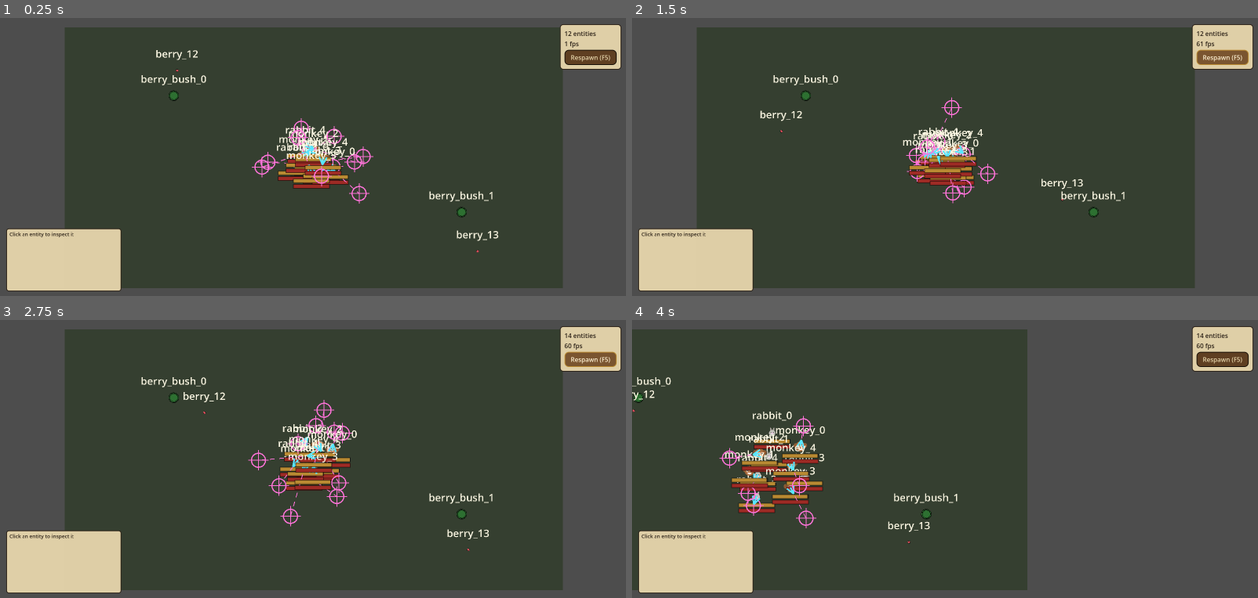
Above: before the commit, frames 1-4 (two rows, left to right).
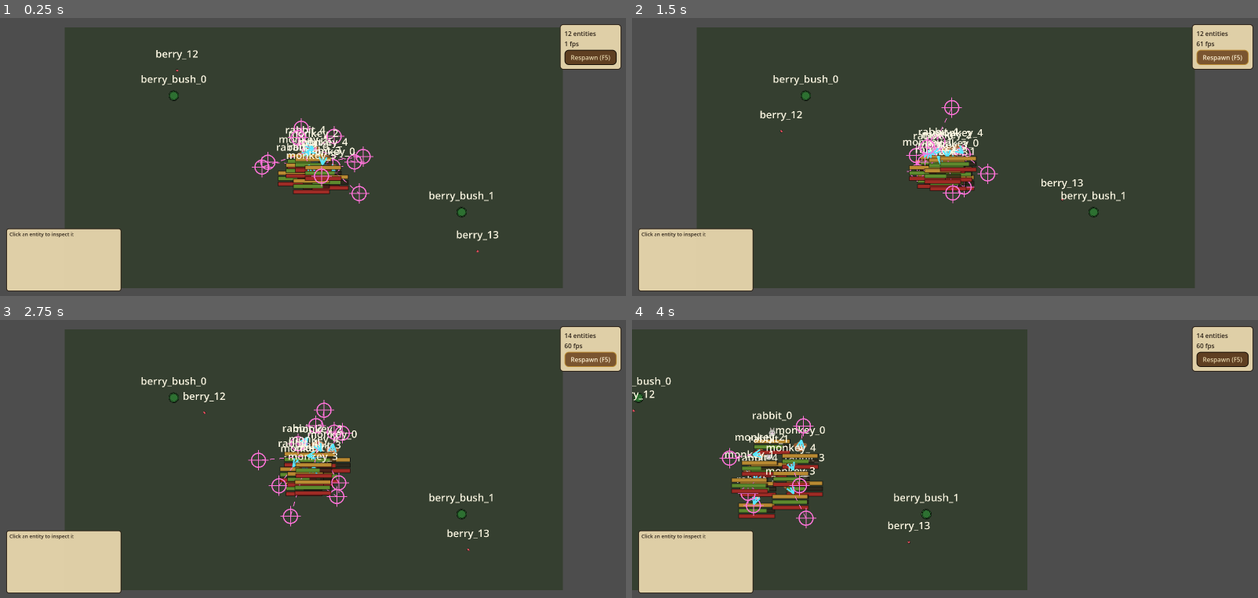
Above: after the commit, the same moments.

Repository: hafizosina/compilationpack
Game: Godot game, scene res://9. EcsSystem/main.tscn
Two runs of this game, one before a commit and one after it. Both use one fixed random seed, a clock stepped at 60 frames per second and the inputs below.
Inputs (mouse positions are in pixels of both pictures, inside the frame that each line leads up to):
- Up to frame 1 (0.25 s): no input
- Up to frame 2 (1.5 s): click "Respawn (F5)" at 0.5 s; click "Respawn (F5)" at 1.25 s
- Up to frame 3 (2.75 s): click "Respawn (F5)" at 2 s
- Up to frame 4 (4 s): tap Enter at 2.75 s; move the mouse to (1082, 445) at 2.77 s; hold Right (ui_right) 2.78-3.5 s; hold Shift (sprint) 2.78-3.5 s; click (1082, 445) at 2.92 s; drag from (819, 472) to (913, 514) at 3.52 s

The runs differ from the first frame. In frame 1, 0.7% of the frame differs, in the area x 44-56%, y 50-64%; in frame 2, 0.7%; in frame 3, 0.8%; in frame 4, 1.4%, in the area x 15-31%, y 44-72%.

Commit message:
feat(ecs): the overlay shows energy, and zzz on whoever is asleep
Co-Authored-By: Claude Opus 5.5 <noreply@anthropic.com>
Claude-Session: https://claude.ai/code/session_01XdArwM3qbhcZBnxhudxE3o

Diff:
--- a/9. EcsSystem/ecs_debug_overlay.gd
+++ b/9. EcsSystem/ecs_debug_overlay.gd
@@ -2,8 +2,9 @@
 extends Node2D
 
 ## World-space debug gizmos, drawn on the entities themselves: the name, a
-## velocity arrow, a dashed line to the spot the brain picked, hunger and health
-## as bars, and a badge on the sprite's shoulder when it is carrying something.
+## velocity arrow, a dashed line to the spot the brain picked, fullness, energy
+## and health as bars, a badge on the sprite's shoulder when it is carrying
+## something, and "zzz" above that shoulder while it sleeps.
 ##
 ## Shapes rather than numbers, because these are readings you scan a crowd for
 ## rather than ones you read. A dozen creatures' worth of "hunger 43%" and
@@ -40,7 +41,13 @@
 const BAR_BACK := Color(0.165, 0.125, 0.086, 0.7)
 const BAR_EDGE := Color(0.0, 0.0, 0.0, 0.5)
 const HUNGER_COLOR := Color(0.725, 0.541, 0.196)
+const ENERGY_COLOR := Color(0.369, 0.541, 0.18)
 const HEALTH_COLOR := Color(0.62, 0.169, 0.145)
+
+## "zzz" in parchment for a sleep it chose, in health red for a collapse — the
+## same word, because both are down, and the colour says which kind of down.
+const ASLEEP_COLOR := Color(0.906, 0.839, 0.675, 0.95)
+const COLLAPSED_COLOR := Color(0.85, 0.25, 0.2, 0.95)
 
 ## Snapshot rows from EcsDebugSystem. See that file for the keys.
 var _rows: Array[Dictionary] = []
@@ -92,6 +99,11 @@
 			_bar(pos + Vector2(bar_left, stacked), hunger, bar_width, bar_height,
 				HUNGER_COLOR, px)
 			stacked += bar_height + 2.0 * px
+		var energy: float = row["energy"]
+		if energy >= 0.0:
+			_bar(pos + Vector2(bar_left, stacked), energy, bar_width, bar_height,
+				ENERGY_COLOR, px)
+			stacked += bar_height + 2.0 * px
 		var health: float = row["health"]
 		if health >= 0.0:
 			_bar(pos + Vector2(bar_left, stacked), health, bar_width, bar_height,
@@ -102,9 +114,22 @@
 		# every creature is noise. Nothing shown therefore means either empty
 		# hands or no inventory at all, which for scanning a crowd is the same
 		# fact — neither one is carrying anything.
+		# The shoulder is the corner of the sprite actually drawn: blueprints
+		# scale their own art, so the nominal half-size would float a marker
+		# off a small rabbit into empty grass.
+		var shoulder := SPRITE_HALF * float(row["sprite_scale"])
 		var carried: int = row["carried"]
 		if carried > 0:
-			_badge(pos + Vector2(-SPRITE_HALF, -SPRITE_HALF), carried, px)
+			_badge(pos + Vector2(-shoulder, -shoulder), carried, px)
+
+		# Asleep: "zzz" off the top-left shoulder — left of where the bag badge
+		# sits so a sleeping carrier shows both, and below the name line so the
+		# two never print over each other.
+		var sleep: int = row["sleep"]
+		if sleep > 0:
+			var zzz_at := pos + Vector2(-shoulder - 50.0 * px, -shoulder + 4.0 * px)
+			_label(zzz_at, "zzz", 16.0 * px, 44.0 * px,
+				COLLAPSED_COLOR if sleep == 2 else ASLEEP_COLOR)
 
 		if not row["has_movement"]:
 			continue
--- a/9. EcsSystem/systems/ecs_debug_system.gd
+++ b/9. EcsSystem/systems/ecs_debug_system.gd
@@ -43,9 +43,21 @@
 			"has_destination": false,
 			"destination": Vector2.ZERO,
 			"hunger": -1.0,
+			"energy": -1.0,
 			"health": -1.0,
+			# 0 awake, 1 asleep by choice, 2 collapsed. Read off the two flags,
+			# which are public for exactly this — never off the brain's state.
+			"sleep": 2 if world.has(id, EcsCollapsedFlag)
+				else (1 if world.has(id, EcsAsleepFlag) else 0),
 			"carried": bag.items.size() if bag != null else -1,
+			# How big its sprite is drawn against the nominal size, as a ratio —
+			# blueprints set their own scale_factor, and the shoulder markers
+			# must sit on the sprite actually drawn.
+			"sprite_scale": 1.0,
 		}
+		var sprite := world.get_component(id, EcsSpriteComponent) as EcsSpriteComponent
+		if sprite != null:
+			row["sprite_scale"] = sprite.scale_factor / EcsConst.SPRITE_SCALE
 		if move != null:
 			row["velocity"] = move.velocity
 			row["has_destination"] = move.has_destination
@@ -54,9 +66,12 @@
 		# view's business and a fraction is the honest reading — the overlay
 		# decides how long a bar that makes, and -1 means "has no such bar".
 		var hunger := world.get_component(id, EcsHungerComponent) as EcsHungerComponent
+		var energy := world.get_component(id, EcsEnergyComponent) as EcsEnergyComponent
 		var health := world.get_component(id, EcsHealthComponent) as EcsHealthComponent
 		if hunger != null:
 			row["hunger"] = clampf(hunger.fullness / maxf(hunger.max_fullness, 0.01), 0.0, 1.0)
+		if energy != null:
+			row["energy"] = clampf(energy.value / maxf(energy.max_energy, 0.01), 0.0, 1.0)
 		if health != null:
 			row["health"] = clampf(health.value / maxf(health.max_health, 0.01), 0.0, 1.0)
 		rows.append(row)
